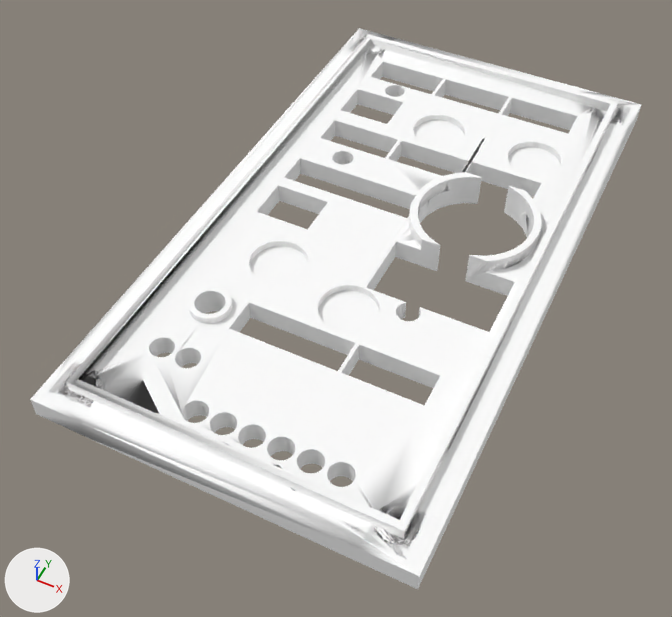
Two versions of the COLLADA model Box/Cover Seperate.dae, one commit apart.
Before and after are seen from a 50 mm camera at (0.0617, -0.0424, 0.0924) aimed at (0.0229, 0.0351, -0.0045). The lights are fixed; the arrows at lower left show +X, +Y and +Z. Vertices at the same position are counted once.

Objects in the first picture: 'group_0'.
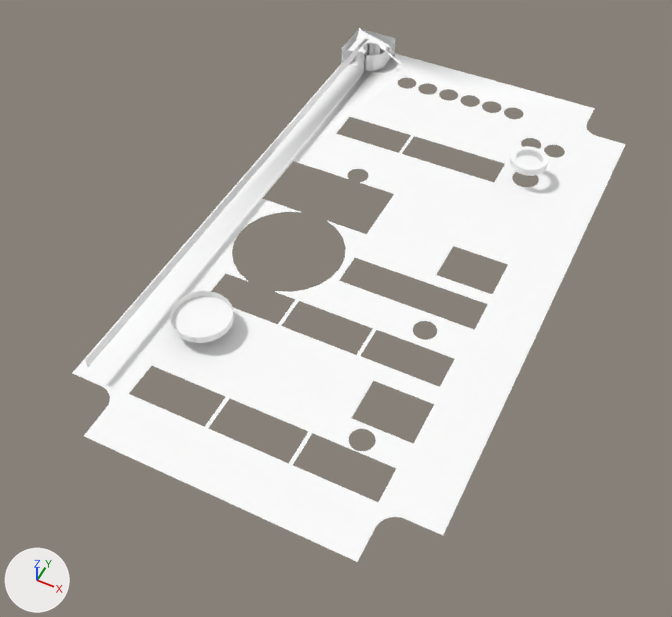
Location of each change, (x1, y1, x2, y2) in pixels of the pictures (672 x 617 px):
```json
{"object": "group_0", "change": "reshaped, moved, turned", "before": [30, 28, 642, 589], "after": [72, 28, 626, 562]}
{"part": 1, "of": "me_group_0", "change": "cut back", "before": [30, 28, 642, 576], "after": [86, 36, 402, 367]}
```

Scene script edits in JSON lines:
```json
{"block": "me_group_0", "where": "# used by ob_group_0; parent = ob_sketchup; location = (0.0, 0.09, 0.00502); rotation_euler = (-3.142, 0.0, 0.0), in degrees (-180, 0, 0)"}
{"op": "remove", "block": "me_group_0", "code": "me_group_0.from_pydata(...)  # 2419 vertices, 6202 faces; spans x 0.0..0.05, y 0.0..0.09, z 0.0..0.005"}
{"op": "add", "block": "me_group_0", "code": "me_group_0.from_pydata(...)  # 815 vertices, 1246 faces; spans x 0.0..0.05, y 0.0..0.09, z 0.0005..0.005"}
{"block": "me_group_0", "change": "me_group_0 part 1: 6 vertices moved within x 0.043..0.0464, y 0.0858..0.0878, z 0.002; 1618 vertices removed from x 0.0..0.05, y 0.0..0.09, z 0.0..0.005; 14 vertices added at x 0.043..0.0468, y 0.007..0.0873, z 0.0005..0.0023"}
{"op": "set", "path": "ob_group_0.location", "old": "(0.0, 0.09, 0.00502)", "new": "(0.05, 0.0, 0.005)"}
{"op": "set", "path": "ob_group_0.rotation_euler", "old": "(-3.142, 0.0, 0.0)", "new": "(0.0, -3.142, 0.0)", "note": "degrees (-180, 0, 0) -> degrees (0, -180, 0)"}
```
